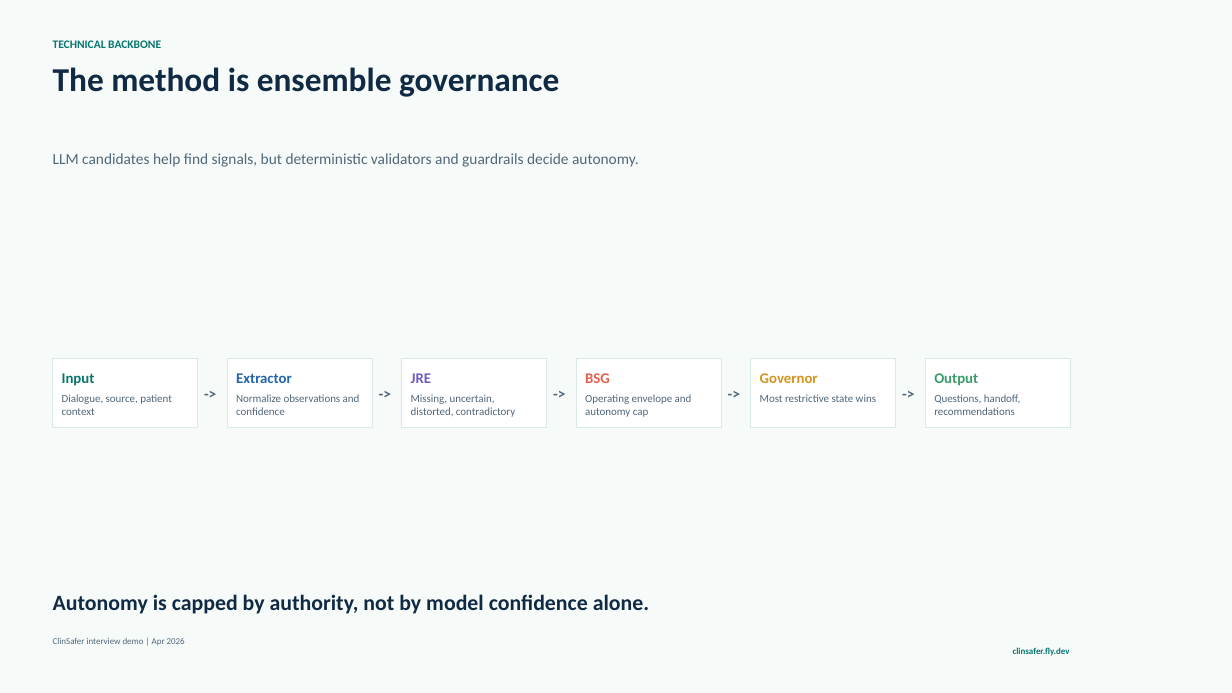
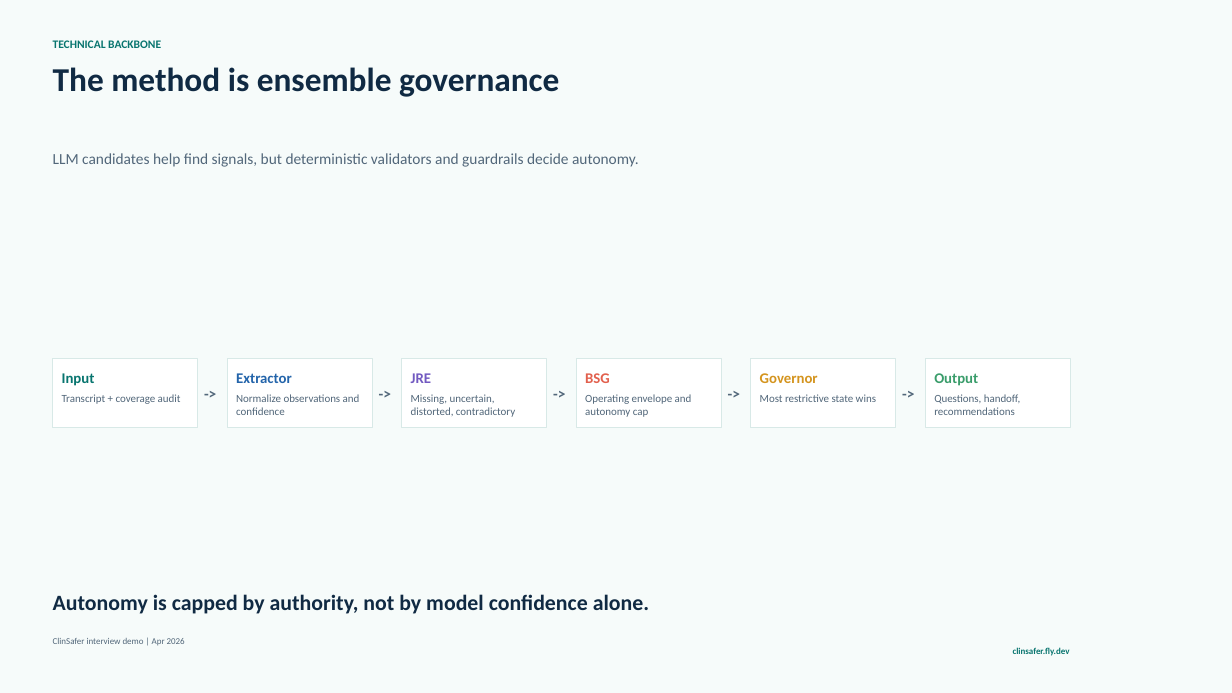
Before and after one commit to deesatzed/ClinSafer, a slide deck: slide 6 of decks/clinsafer-interview-demo/output/output.pptx. Drawn at 1232x693 pixels with LibreOffice and Linux fonts; fonts in the diff are those of the drawing. Boxes give left, top, right and bottom in pixels: in the first picture for what was removed or moved away, otherwise in the second. Text is boxed around its words. In the diff, an @@ line names an element or a change of style, - is before the commit and + after.

Commit message:
Add input coverage audit

```diff
--- a/decks/clinsafer-interview-demo/output/output.pptx
+++ b/decks/clinsafer-interview-demo/output/output.pptx
@@ text at bbox=[62, 394, 181, 404]: text changed @@
-Dialogue, source, patient context
+Transcript + coverage audit
```
Also in this commit, not shown: 1 other slide changed, 7 other files.
